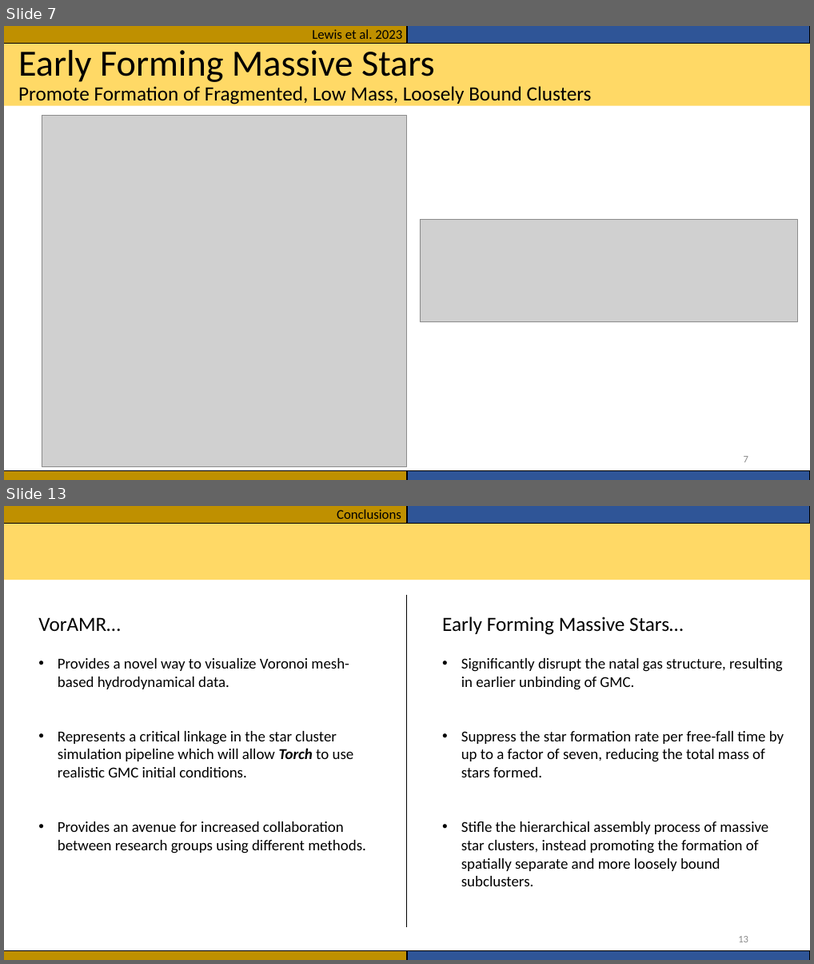
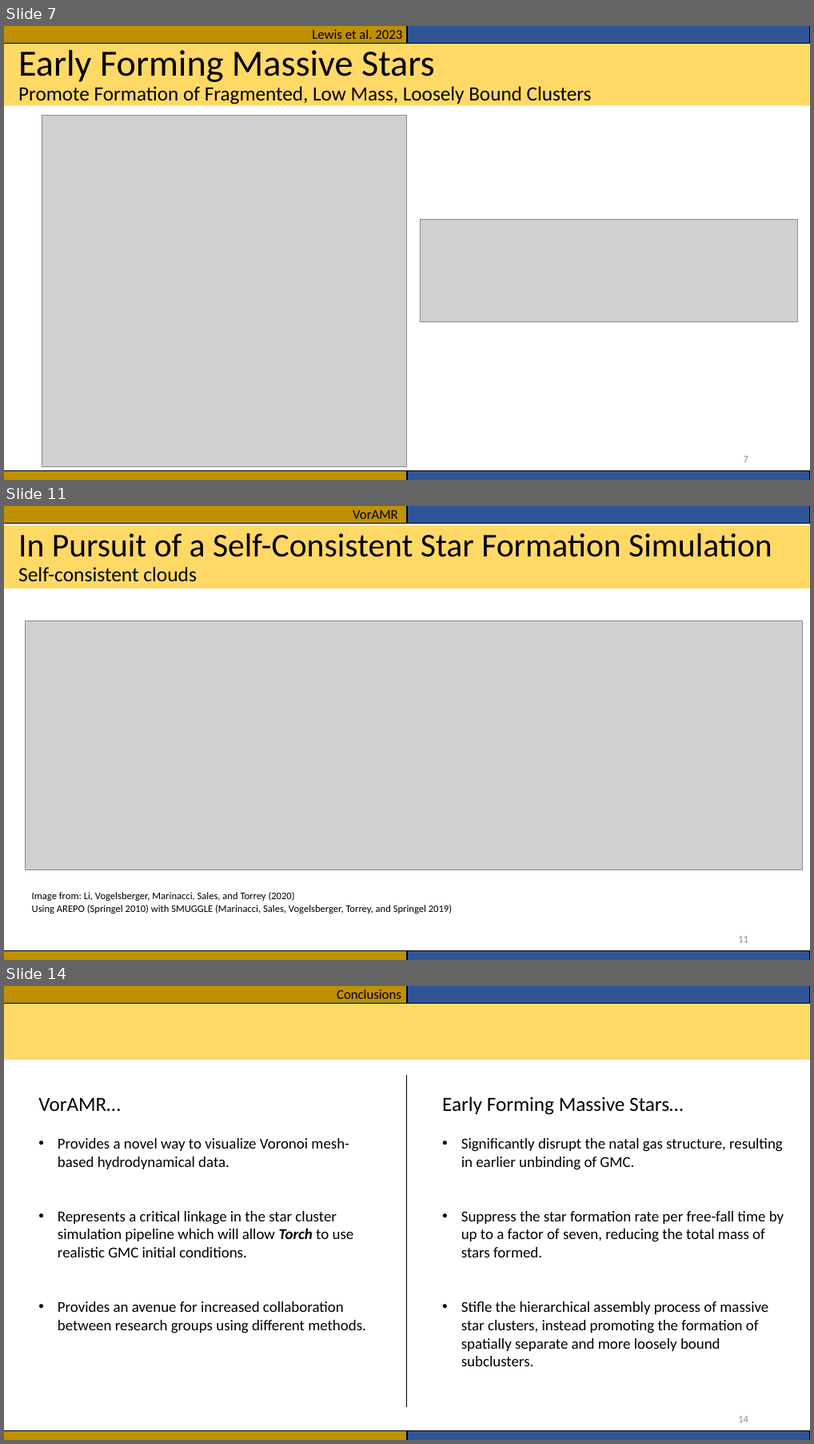
Before and after one commit to seanlabean/presentations, a slide deck: 2022Clusters/Presentation1.pptx. Shown one above the other, each under a label of ours: slides 7 and 13 before the commit, slides 7, 11 and 14 after it; the slides between them are not shown. The pictures are 814x964 and 814x1444 pixels, drawn with LibreOffice and Linux fonts; fonts in the diff are those of the drawing; grey boxes stand for pictures. Boxes give left, top, right and bottom in pixels: in the first picture for what was removed or moved away, otherwise in the second. Text is boxed around its words. In the diff, an @@ line names an element or a change of style, - is before the commit and + after.

```diff
--- a/2022Clusters/Presentation1.pptx
+++ b/2022Clusters/Presentation1.pptx
@@ slide 11 added at [4, 506, 810, 960], background #FFFFFF @@
@@ rectangle added at [4, 525, 810, 588], fill #FFD966 @@
@@ rectangle added at [4, 506, 810, 524], fill #BF9000, outline #000000 1 pt @@
@@ text added at [353, 510, 398, 519], 16 pt, text #000000 @@
+VorAMR
@@ rectangle added at [407, 506, 810, 524], fill #2F5597, outline #000000 1 pt @@
@@ title added at [18, 533, 773, 582], 39.6 pt, text #000000 @@
+In Pursuit of a Self-Consistent Star Formation Simulation
+Self-consistent clouds
@@ picture added at [25, 621, 804, 869] @@
@@ text added at [32, 892, 452, 913], 12 pt, text #000000 @@
+Image from: Li, Vogelsberger, Marinacci, Sales, and Torrey (2020)
+Using AREPO (Springel 2010) with SMUGGLE (Marinacci, Sales, Vogelsberger, Torrey, and Springel 2019)
@@ page number added at [738, 936, 749, 942], 12 pt, text #8C8C8C @@
+11
@@ rectangle added at [4, 951, 810, 960], fill #BF9000, outline #000000 1 pt @@
@@ rectangle added at [407, 951, 810, 960], fill #2F5597, outline #000000 1 pt @@
@@ what was slide 13 is now slide 14 @@
@@ page number at [738, 1416, 749, 1422]: text changed @@
-13
+14
```
Also in this commit, not shown: 4 slides changed.
